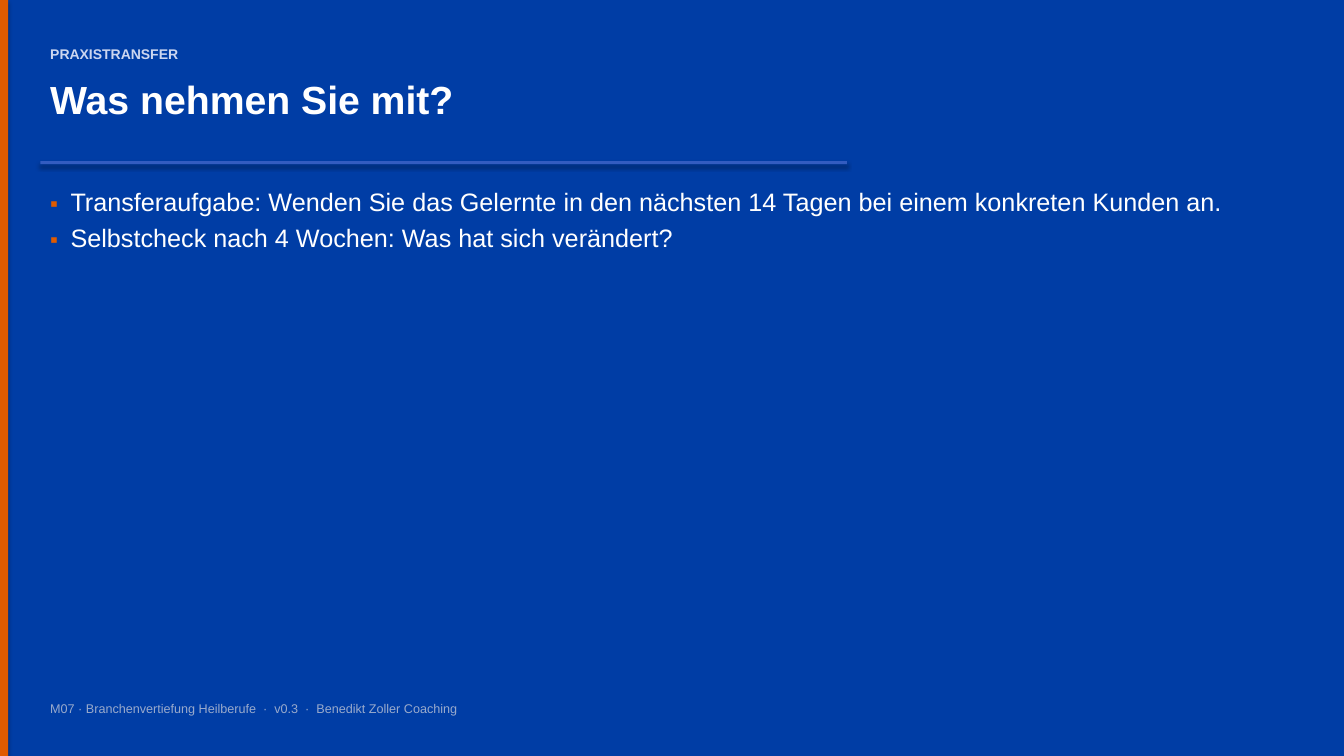
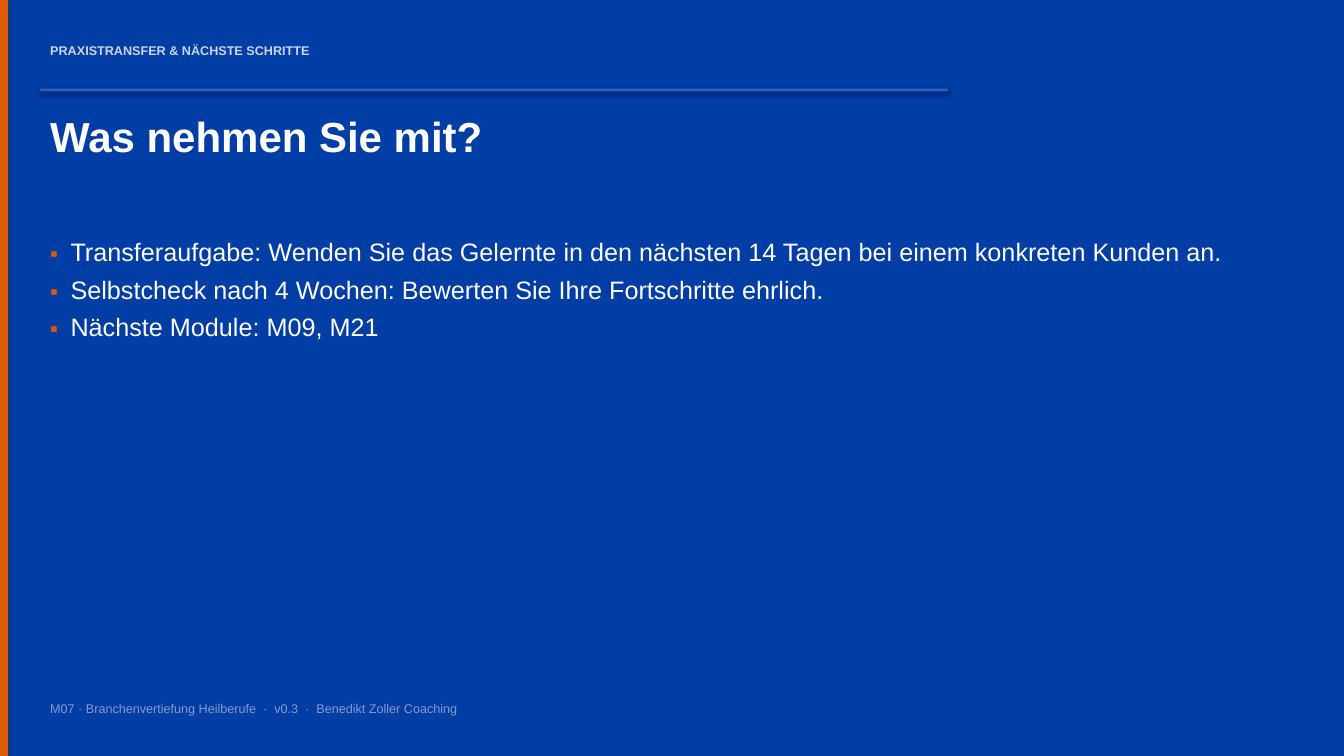
Before and after one commit to ck5rqc47pr-byte/firmenkundenakademie-online, a slide deck: slide 26 of public/downloads/praesentation/M07.pptx (slide 19 before the commit). Drawn at 1344x756 pixels with LibreOffice and Linux fonts; fonts in the diff are those of the drawing. Boxes give left, top, right and bottom in pixels: in the first picture for what was removed or moved away, otherwise in the second. Text is boxed around its words. In the diff, an @@ line names an element or a change of style, - is before the commit and + after.

```diff
--- a/public/downloads/praesentation/M07.pptx
+++ b/public/downloads/praesentation/M07.pptx
@@ text at [50,45,309,55]: text changed; size 10 to 9 pt @@
-PRAXISTRANSFER
+PRAXISTRANSFER & NÄCHSTE SCHRITTE
@@ rectangle: place and size @@
-rectangle at [40,161,847,164]
+rectangle at [40,89,948,92]
@@ text "Was nehmen Sie mit?": place and size @@
-text "Was nehmen Sie mit?" at [50,85,454,115]
+text "Was nehmen Sie mit?" at [50,121,483,153]
@@ text "Was nehmen Sie mit?" at [50,121,483,153]: size 28 to 30 pt @@
@@ text "▪ Transferaufgabe: Wenden Sie das ...": place and size @@
-text "▪ Transferaufgabe: Wenden Sie das ..." at [71,192,1221,248]
+text "▪ Transferaufgabe: Wenden Sie das ..." at [71,242,1221,340]
@@ text at [71,242,1221,267]: more space between paragraphs @@
@@ text at [71,280,823,340]: text changed @@
-▪ Selbstcheck nach 4 Wochen: Was hat sich verändert?
+▪ Selbstcheck nach 4 Wochen: Bewerten Sie Ihre Fortschritte ehrlich.
+▪ Nächste Module: M09, M21
@@ text "M07 · Branchenvertiefung Heilberufe · ..." at [50,704,457,716]: text colour #99AACC to #889ACC @@
```
Also in this commit, not shown: 7 other slides changed, 18 slides added, 11 slides removed, 23 other files.
